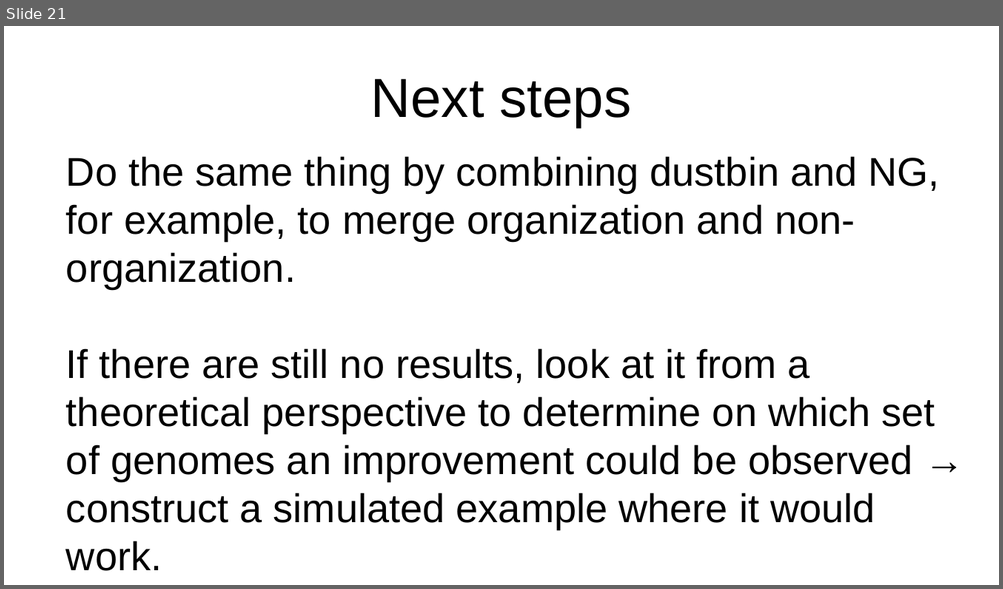
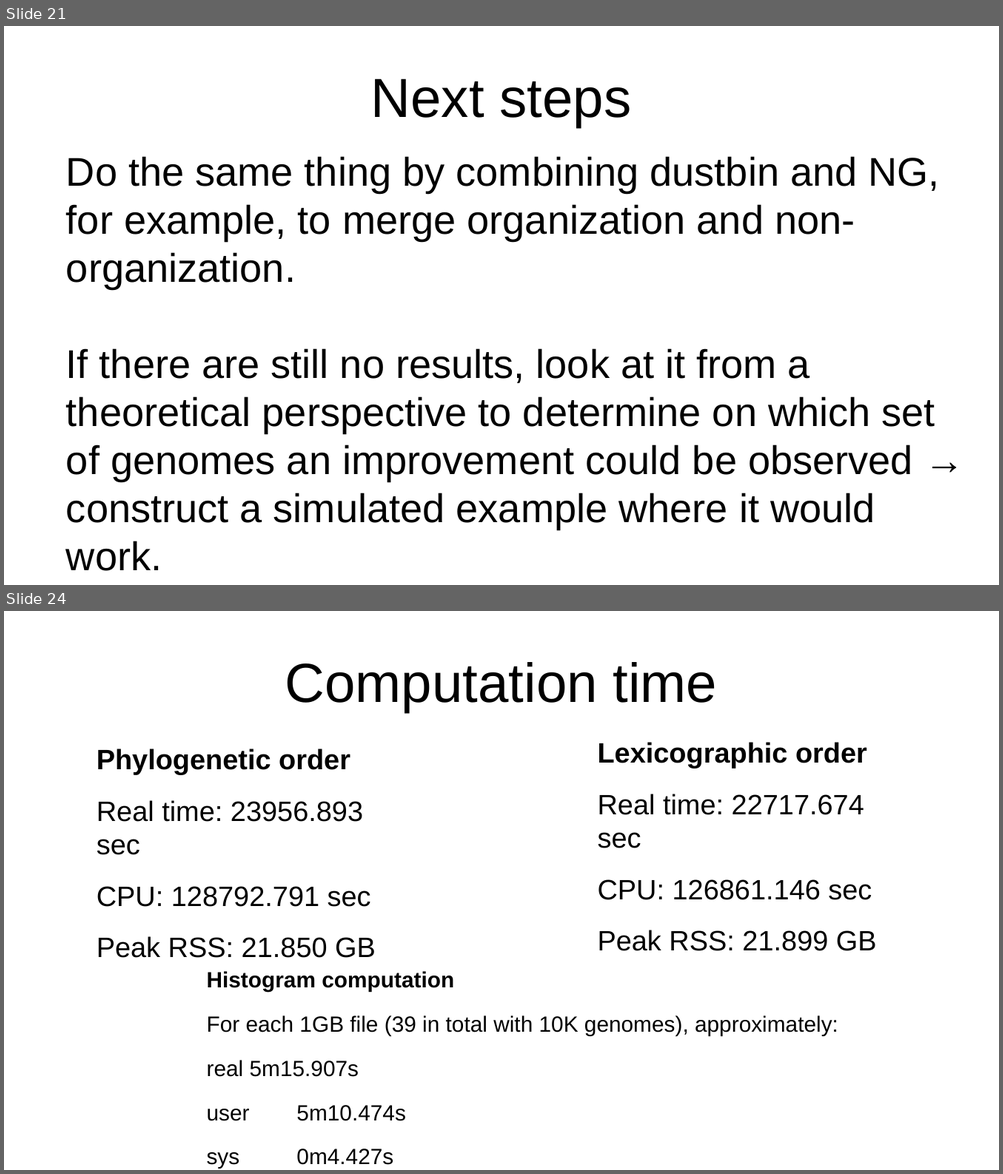
Before and after one commit to AntaoA/Amory_BWT_M1_project_Bioinfo, a slide deck: Diapo.odp. Shown one above the other, each under a label of ours: slide 21 before the commit, slides 21 and 24 after it; the slides between them are not shown. The pictures are 1003x589 and 1003x1174 pixels, drawn with LibreOffice and Linux fonts; fonts in the diff are those of the drawing. Boxes give left, top, right and bottom in pixels: in the first picture for what was removed or moved away, otherwise in the second. Text is boxed around its words. In the diff, an @@ line names an element or a change of style, - is before the commit and + after.

Commit message:
update histograms

```diff
--- a/Diapo.odp
+++ b/Diapo.odp
@@ slide 24 added at (x1=4, y1=611, x2=999, y2=1170), background #FFFFFF @@
@@ title added at (x1=285, y1=662, x2=717, y2=712), 44 pt, text #000000 @@
+Computation time
@@ text added at (x1=597, y1=742, x2=876, y2=951), 22.4 pt, text #000000 @@
+Lexicographic order
+Real time: 22717.674 sec
+CPU: 126861.146 sec
+Peak RSS: 21.899 GB
@@ text added at (x1=96, y1=749, x2=375, y2=958), 22.4 pt, text #000000 @@
+Phylogenetic order
+Real time: 23956.893 sec
+CPU: 128792.791 sec
+Peak RSS: 21.850 GB
@@ text added at (x1=207, y1=971, x2=838, y2=1169), 17.6 pt, text #000000 @@
+Histogram computation
+For each 1GB file (39 in total with 10K genomes), approximately:
+real 5m15.907s
+user 5m10.474s
+sys 0m4.427s
```
Also in this commit, not shown: 9 other slides added, 12 other files.
